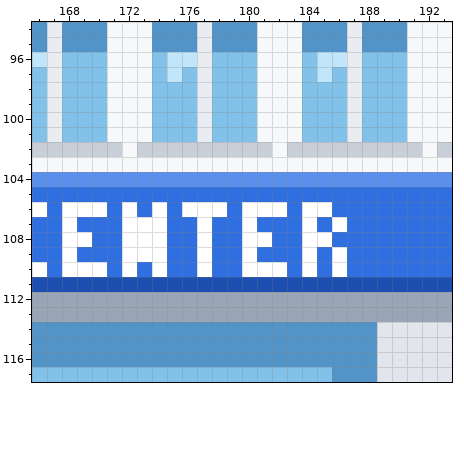
Pixel-art file -- src/media/photos/sprites/scenes/hospital_7.aseprite. Above, as it was before the edit.
320x180 pixels, 1 frame. Colours within 5 levels of each other are drawn and written as one. Shown: x 166..193, y 94..117.
The result:
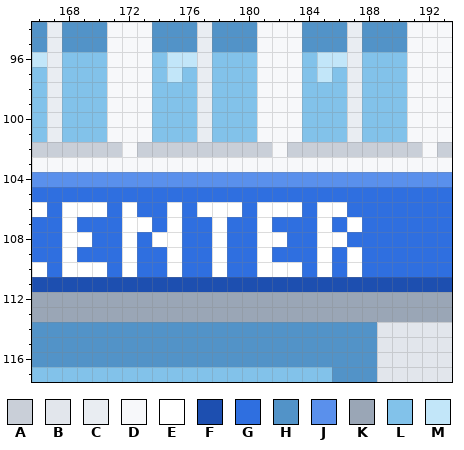
Palette (. is transparent): A #c9cfd8  B #e2e6ec  C #e9edf2  D #f7f8fa  E #ffffff  F #1d4fb0  G #2f6fe0  H #5293c8  J #5a90ec  K #9aa6b6  L #82c2ea  M #c2e6f9
Log entry: Hospital signs: a proper N so CLINIC and CENTER no longer read as M
Edits made:
y 106: x 174..176 EGE -> GEG; x 179..180 GE -> EG; x 183..184 GE -> EG; x 186 G -> E
y 107: x 174..175 EG -> GE; x 177..178 EG -> GE; x 180..181 EG -> GE; x 184..187 EGEG -> GEGE
y 108: x 173 E -> G; x 175 G -> E; x 177..178 EG -> GE; x 180 E -> G; x 182 G -> E; x 184 E -> G; x 186 G -> E
y 109: x 173..175 EEG -> GGE; x 177..178 EG -> GE; x 180..181 EG -> GE; x 184..187 EGEG -> GEGE
y 110: x 174..175 EG -> GE; x 177..178 EG -> GE; x 180 E -> G; x 183..187 GEGEG -> EGEGE
Boxes around the changes in both pictures, in picture pixels (x1, y1, x2, y2):
changed: (137, 202, 362, 277)
